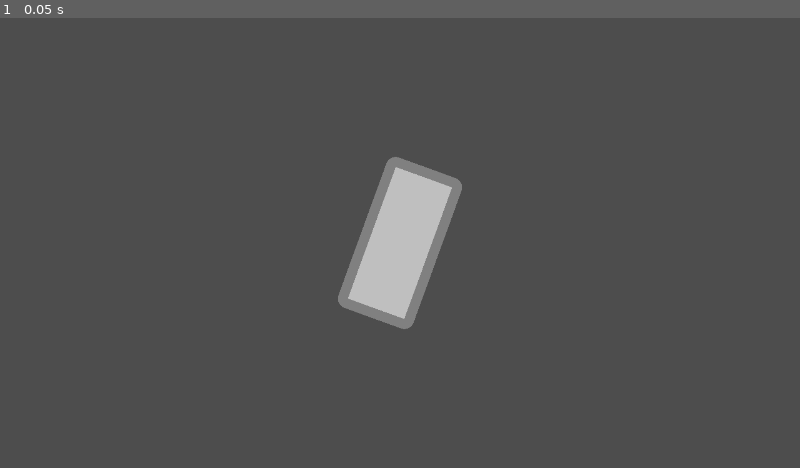
Above: before the commit, frame 1.
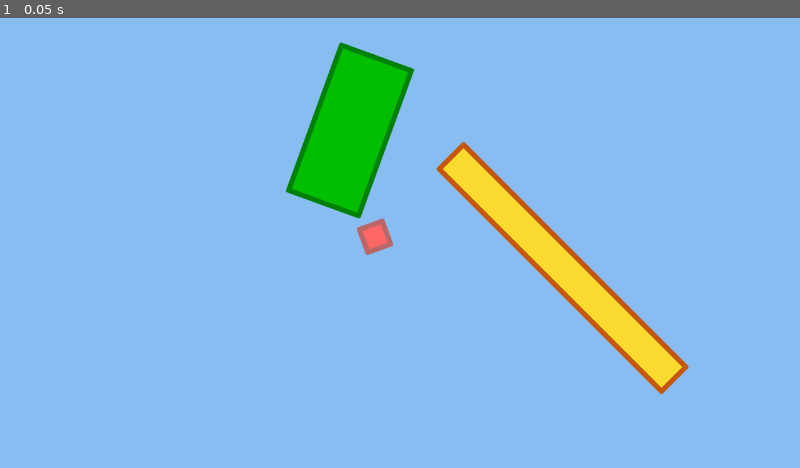
Above: after the commit, the same moment.

Repository: Empika1/flying-triangles
Game: Godot game, scene res://node.tscn
The game is run twice, just before and just after one commit, with the same random seed, the same clock (stepped at 60 frames per second) and the same inputs. The project has no main scene, so this scene is started directly.
Inputs:
- Up to frame 1 (0.05 s): no input

The runs differ from the first frame. In frame 1, 100% of the frame differs, in the area x 0-100%, y 0-100%.

Commit message:
some more shapes

Diff:
--- a/box.gdshader
+++ b/box.gdshader
@@ -3,6 +3,18 @@
 uniform float borderWidthGlobal;
 uniform float cornerRadiusGlobal;
 uniform vec4[16] colorsGlobal;
+
+vec4 premult_mix(vec4 color1, vec4 color2, float t) {
+    vec3 premul1 = color1.rgb * color1.a;
+    vec3 premul2 = color2.rgb * color2.a;
+
+    vec3 rgb = mix(premul1, premul2, t);
+    float a = mix(color1.a, color2.a, t);
+
+    rgb = (a > 0.0) ? rgb / a : vec3(0.0);
+
+    return vec4(rgb, a);
+}
 
 float box(vec2 position, vec2 halfSize, float cornerRadius) {
    position = abs(position) - halfSize + cornerRadius;
@@ -14,7 +26,6 @@
 	customData = INSTANCE_CUSTOM;
 }
 
-const float epsilon = 1. / 64.;
 void fragment() {
 	vec4 customColor = COLOR;
 	vec2 meshSize = vec2(customColor[0], customColor[1]);
@@ -26,11 +37,19 @@
 	vec2 pixelPos = meshSize * UV;
 	//COLOR = vec4(pixelPos.x / 128., pixelPos.y / 256., 1., 1.);
 	float d = box(pixelPos - rectCenter, rectSize / 2., cornerRadiusGlobal);
+
+	vec4 outsideColor = vec4(0);
+	vec4 borderColor = colorsGlobal[borderColorIndex];
+	vec4 insideColor = colorsGlobal[insideColorIndex];
 	if(d > 0.) {
 		COLOR = vec4(0);
+	} else if(d > -1.) {
+		COLOR = premult_mix(borderColor, outsideColor, d - -1.);
 	} else if(d > -borderWidthGlobal) {
-		COLOR = colorsGlobal[borderColorIndex];
+		COLOR = borderColor;
+	} else if(d > -borderWidthGlobal - 1.) {
+		COLOR = premult_mix(insideColor, borderColor, d - (-borderWidthGlobal - 1.));
 	} else {
-		COLOR = colorsGlobal[insideColorIndex];
+		COLOR = insideColor;
 	}
 }
--- a/box.tres
+++ b/box.tres
@@ -4,6 +4,6 @@
 
 [resource]
 shader = ExtResource("1_gdrfk")
-shader_parameter/borderWidthGlobal = 16.0
-shader_parameter/cornerRadiusGlobal = 16.0
-shader_parameter/colorsGlobal = PackedVector4Array(1, 1, 1, 1, 0.75, 0.75, 0.75, 1, 0.5, 0.5, 0.5, 1, 0.25, 0.25, 0.25, 1, 0, 0, 0, 1, 0, 0, 0, 0, 0, 0, 0, 0, 0, 0, 0, 0, 0, 0, 0, 0, 0, 0, 0, 0, 0, 0, 0, 0, 0, 0, 0, 0, 0, 0, 0, 0, 0, 0, 0, 0, 0, 0, 0, 0, 0, 0, 0, 0)
+shader_parameter/borderWidthGlobal = 8.0
+shader_parameter/cornerRadiusGlobal = 4.0
+shader_parameter/colorsGlobal = PackedVector4Array(0, 0.502, 0.035, 1, 0, 0.745, 0.004, 1, 0.776, 0.337, 0.047, 1, 0.976, 0.855, 0.184, 1, 0.733, 0.4, 0.4, 1, 1, 0.4, 0.4, 1, 0, 0, 0, 0, 0, 0, 0, 0, 0, 0, 0, 0, 0, 0, 0, 0, 0, 0, 0, 0, 0, 0, 0, 0, 0, 0, 0, 0, 0, 0, 0, 0, 0, 0, 0, 0, 0, 0, 0, 0)
--- a/node.tscn
+++ b/node.tscn
@@ -9,9 +9,9 @@
 [sub_resource type="MultiMesh" id="MultiMesh_112p8"]
 use_colors = true
 use_custom_data = true
-instance_count = 1
+instance_count = 3
 mesh = SubResource("QuadMesh_j2q8x")
-buffer = PackedFloat32Array(0, 0, 0, 0, 0, 0, 0, 0, 0, 0, 0, 0, 0, 0, 0, 0)
+buffer = PackedFloat32Array(0, 0, 0, 0, 0, 0, 0, 0, 0, 0, 0, 0, 3.57628e-07, 0, 0, 0, 1.4013e-45, 0, 0, 0, 0, 0, 0, 0, 0, 0, 0, 0, 0, 0, 0, 0, 0, 0, 0, 0, -4.88836e+06, 4.58225e-43, -3.19146e+14, 4.58225e-43, 0, 0, 0, 0, 0, 0, 0, 0)
 
 [sub_resource type="Gradient" id="Gradient_j2q8x"]
 offsets = PackedFloat32Array(1)
--- a/position_multimesh.gd
+++ b/position_multimesh.gd
@@ -8,24 +8,25 @@
 func _process(delta: float) -> void:
 	var windowSize := get_viewport().get_visible_rect().size
 
-	var rectSize := Vector2(128, 256)
-	var rectPos := windowSize / 2. #position on screen
-	var rectCenter := Vector2(64, 128) #position in shader
-	var rectRotation := deg_to_rad(20)
-	var insideColorIndex := 1
-	var borderColorIndex := 2
+	var rectSizes : Array[Vector2] = [Vector2(128, 256), Vector2(512, 64), Vector2(48, 48)]
+	var rectPoses : Array[Vector2] = [Vector2(560, 180), Vector2(900, 400), Vector2(600, 350)]
+	var rectCenters : Array[Vector2]
+	for size in rectSizes:
+		rectCenters.append(size / 2.)
+	var rectRotations : Array[float] = [deg_to_rad(20), deg_to_rad(45), deg_to_rad(70)]
+	var insideColorIndexes : Array[int] = [1, 3, 5]
+	var borderColorIndexes : Array[int] = [0, 2, 4]
 
-	var i := 0
-	var transform_ := Transform2D()
-	transform_ = transform_.rotated_local(rectRotation)
-	transform_ = transform_.scaled_local(rectSize)
-	transform_.origin = rectPos
-	multimesh.set_instance_transform_2d(i, transform_)
+	for i in range(3):
+		var transform_ := Transform2D()
+		transform_ = transform_.rotated_local(rectRotations[i])
+		transform_ = transform_.scaled_local(rectSizes[i])
+		transform_.origin = rectPoses[i]
+		multimesh.set_instance_transform_2d(i, transform_)
 
-	var colors : Array[Color] = [Color(), Color()]
-	packDataToColors(rectSize, rectSize, rectCenter, insideColorIndex, borderColorIndex, colors)
-	#print(colors)
-	multimesh.set_instance_color(i, colors[0])
-	multimesh.set_instance_custom_data(i, colors[1])
+		var colors : Array[Color] = [Color(), Color()]
+		packDataToColors(rectSizes[i], rectSizes[i], rectCenters[i], insideColorIndexes[i], borderColorIndexes[i], colors)
+		multimesh.set_instance_color(i, colors[0])
+		multimesh.set_instance_custom_data(i, colors[1])
 
 	time += delta
--- a/project.godot
+++ b/project.godot
@@ -24,3 +24,4 @@
 
 renderer/rendering_method="gl_compatibility"
 renderer/rendering_method.mobile="gl_compatibility"
+environment/defaults/default_clear_color=Color(0.529412, 0.741176, 0.945098, 1)
